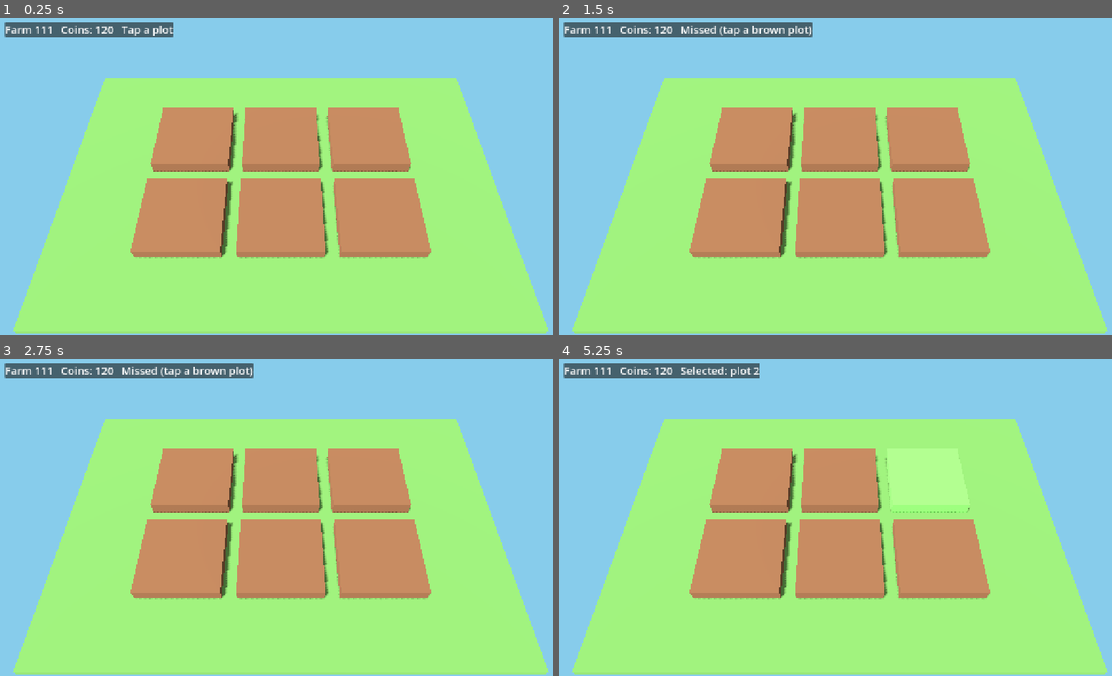
Above: before the commit, frames 1-4 (two rows, left to right).
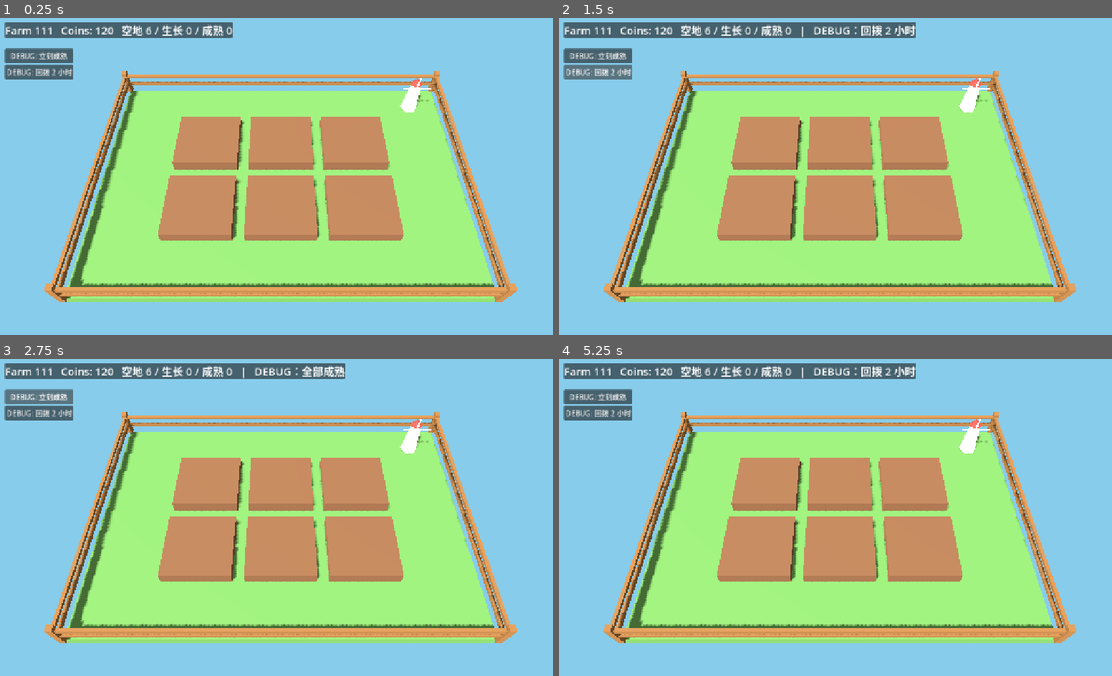
Above: after the commit, the same moments.

Repository: 000saber000/111
Game: Godot game, scene res://scenes/main.tscn
Two runs of this game, one before a commit and one after it. Both use one fixed random seed, a clock stepped at 60 frames per second and the inputs below.
Inputs (mouse positions are in pixels of both pictures, inside the frame that each line leads up to):
- Up to frame 1 (0.25 s): no input
- Up to frame 2 (1.5 s): click (597, 56) at 0.5 s, where only the run after the commit has a clickable "DEBUG: 立刻成熟"; click (597, 71) at 1.25 s, where only the run after the commit has a clickable "DEBUG: 回拨 2 小时"
- Up to frame 3 (2.75 s): click (38, 397) at 2 s, where only the run after the commit has a clickable "DEBUG: 立刻成熟"
- Up to frame 4 (5.25 s): click (597, 412) at 2.75 s, where only the run after the commit has a clickable "DEBUG: 回拨 2 小时"; click (597, 397) at 3.5 s, where only the run after the commit has a clickable "DEBUG: 立刻成熟"; click (597, 412) at 4.25 s, where only the run after the commit has a clickable "DEBUG: 回拨 2 小时"; tap A at 5 s; move the mouse to (968, 498) at 5.02 s; click (968, 498) at 5.17 s

The runs differ from the first frame. In frame 1, 37% of the frame differs, in the area x 0-100%, y 1-100%; in frame 2, 38%; in frame 3, 38%; in frame 4, 39%.

Commit message:
feat(m2): 种植/生长/收获/金币闭环 + 离线结算 + 调试加速 + Blender 8 资产接入 (#2)

Diff:
--- a/scripts/main.gd
+++ b/scripts/main.gd
@@ -1,8 +1,8 @@
 extends Node3D
 
-## M1：端上跑通。
-## 运行时用代码搭场景（相机 / 光 / 地面 / 6 块地 / HUD），避免手写 .tscn 出错。
-## 交互：单指点地块 → 变色 + 写存档；重启后颜色还在（验证存档链路）。
+## M2：闭环打通。
+## 种 → 等 10 分钟 → 收 → 卖 45 → 买种子 20，离线按时间戳结算，封顶 8 小时。
+## 调试包里有「立刻成熟 / 回拨 2 小时」两个按钮，用来在不等 10 分钟的前提下验收。
 
 const PLOT_SIZE := 1.7
 const PLOT_HEIGHT := 0.28
@@ -11,19 +11,35 @@
 const GROUND_SIZE := Vector3(9.4, 0.2, 6.6)
 
 const COLOR_EMPTY := Color(0.45, 0.31, 0.21)
-const COLOR_SELECTED := Color(0.40, 0.72, 0.32)
+const COLOR_GROWING := Color(0.64, 0.47, 0.20)
+const COLOR_MATURE := Color(0.30, 0.62, 0.25)
 const COLOR_GROUND := Color(0.36, 0.55, 0.28)
+
+const STATE_EMPTY := "empty"
+const STATE_GROWING := "growing"
+const STATE_MATURE := "mature"
+
+const PLOT_SCENE := preload("res://assets/models/plot_block.glb")
+const CROP_SEED := preload("res://assets/models/crop_seed.glb")
+const CROP_SPROUT := preload("res://assets/models/crop_sprout.glb")
+const CROP_MATURE := preload("res://assets/models/crop_mature.glb")
+const COIN_SCENE := preload("res://assets/models/coin.glb")
+const GROUND_SCENE := preload("res://assets/models/ground.glb")
+const FENCE_SCENE := preload("res://assets/models/fence.glb")
+const WINDMILL_SCENE := preload("res://assets/models/windmill.glb")
 
 var _camera: Camera3D
 var _hud: Label
-var _plots: Array[Dictionary] = []      # {node: MeshInstance3D, mat: StandardMaterial3D, center: Vector3}
+var _debug_panel: VBoxContainer
+var _plots: Array[Dictionary] = []      # {node, mat, center}
 var _data: Dictionary = {}
-var _selected: int = -1
-
-# 调试用：-- --shot=res://build/shot.png 时截一张图然后退出（M3 做截图验收会复用）。
-# 调试用：-- --tap=640,470 在启动时模拟一次点击，用来在无人值守下验证点选与存档链路。
+var _message := ""
+var _tick_accum := 0.0
+
+# 调试参数：--tap=x,y 模拟点击；--shot=path 截图；--fastforward=秒 把 last_seen_at 往前拨
 var _shot_path := ""
 var _tap_pos := Vector2(-1, -1)
+var _force_mature := false
 var _frames := 0
 
 
@@ -35,13 +51,21 @@
 			var parts := arg.trim_prefix("--tap=").split(",")
 			if parts.size() == 2:
 				_tap_pos = Vector2(float(parts[0]), float(parts[1]))
+		elif arg == "--mature":
+			_force_mature = true
 
 	_data = SaveManager.load_data()
+	if _force_mature:
+		for plot in _data.get("plots", []):
+			if String(plot.get("state", STATE_EMPTY)) == STATE_GROWING:
+				plot["planted_at"] = _now() - Balance.MATURE_SECONDS
+	_apply_offline()
 	_build_environment()
 	_build_ground()
 	_build_plots()
+	_build_decor()
 	_build_hud()
-	_apply_saved_state()
+	_refresh_plots()
 	_update_hud()
 
 	var autosave := Timer.new()
@@ -50,11 +74,19 @@
 	autosave.timeout.connect(func() -> void: SaveManager.save_data(_data))
 	add_child(autosave)
 
-	# 首次运行时立刻落一份档，确认写入链路是通的。
 	SaveManager.save_data(_data)
 
 
-func _process(_delta: float) -> void:
+func _process(delta: float) -> void:
+	_tick_accum += delta
+	if _tick_accum >= 1.0:
+		_tick_accum = 0.0
+		_tick_growth()
+	for entry in _plots:
+		var coin := entry["coin"] as Node3D
+		if coin.visible:
+			coin.rotation.y += delta * 2.5
+			coin.position.y = PLOT_HEIGHT + 1.15 + sin(Time.get_ticks_msec() / 400.0) * 0.08
 	_frames += 1
 	if _frames == 2 and _tap_pos.x >= 0.0:
 		_try_select(_tap_pos)
@@ -64,11 +96,48 @@
 
 func _capture_and_quit() -> void:
 	await RenderingServer.frame_post_draw
-	var img := get_viewport().get_texture().get_image()
-	img.save_png(_shot_path)
+	get_viewport().get_texture().get_image().save_png(_shot_path)
 	print("SHOT_SAVED ", _shot_path)
 	get_tree().quit()
 
+
+# ---------- 存档与时间 ----------
+
+func _now() -> int:
+	return int(Time.get_unix_time_from_system())
+
+
+func _apply_offline() -> void:
+	## 用 last_seen_at 结算离线期间的生长；离线时长按 OFFLINE_CAP_HOURS 封顶。
+	var now := _now()
+	var last := int(_data.get("last_seen_at", now))
+	var elapsed := clampi(now - last, 0, Balance.OFFLINE_CAP_HOURS * 3600)
+	if elapsed > 60:
+		_message = "离线 %d 分钟" % int(elapsed / 60.0)
+	for plot in _data.get("plots", []):
+		if String(plot.get("state", STATE_EMPTY)) != STATE_GROWING:
+			continue
+		var planted := int(plot.get("planted_at", now))
+		if now - planted >= Balance.MATURE_SECONDS:
+			plot["state"] = STATE_MATURE
+
+
+func _tick_growth() -> void:
+	var now := _now()
+	var changed := false
+	for plot in _data.get("plots", []):
+		if String(plot.get("state", STATE_EMPTY)) != STATE_GROWING:
+			continue
+		if now - int(plot.get("planted_at", now)) >= Balance.MATURE_SECONDS:
+			plot["state"] = STATE_MATURE
+			changed = true
+	if changed:
+		_refresh_plots()
+		SaveManager.save_data(_data)
+	_update_hud()
+
+
+# ---------- 场景 ----------
 
 func _build_environment() -> void:
 	var world_env := WorldEnvironment.new()
@@ -88,28 +157,32 @@
 	sun.shadow_enabled = true
 	add_child(sun)
 
-	# 固定俯视相机：不跟随、不旋转、不缩放。
 	_camera = Camera3D.new()
 	_camera.name = "Camera"
-	_camera.position = Vector3(0.0, 7.6, 5.4)
+	_camera.position = Vector3(0.0, 8.6, 6.2)
 	_camera.rotation_degrees = Vector3(-54.0, 0.0, 0.0)
-	_camera.fov = 42.0
+	_camera.fov = 44.0
 	_camera.current = true
 	add_child(_camera)
 
 
 func _build_ground() -> void:
-	var ground := MeshInstance3D.new()
+	var ground := GROUND_SCENE.instantiate()
 	ground.name = "Ground"
-	var mesh := BoxMesh.new()
-	mesh.size = GROUND_SIZE
-	ground.mesh = mesh
-	ground.position = Vector3(0.0, -GROUND_SIZE.y * 0.5, 0.0)
-	var mat := StandardMaterial3D.new()
-	mat.albedo_color = COLOR_GROUND
-	mat.roughness = 1.0
-	ground.material_override = mat
 	add_child(ground)
+
+
+func _build_decor() -> void:
+	var fence := FENCE_SCENE.instantiate()
+	fence.name = "Fence"
+	add_child(fence)
+
+	var windmill := WINDMILL_SCENE.instantiate()
+	windmill.name = "Windmill"
+	windmill.position = Vector3(3.85, 0.0, -2.55)
+	windmill.scale = Vector3(0.42, 0.42, 0.42)
+	windmill.rotation_degrees = Vector3(0, 180, 0)
+	add_child(windmill)
 
 
 func _build_plots() -> void:
@@ -119,23 +192,35 @@
 			var x := (col - (Balance.PLOT_COLS - 1) * 0.5) * SPACING_X
 			var z := (row - (Balance.PLOT_ROWS - 1) * 0.5) * SPACING_Z
 
-			var plot := MeshInstance3D.new()
+			var plot := PLOT_SCENE.instantiate()
 			plot.name = "Plot%d" % index
-			var mesh := BoxMesh.new()
-			mesh.size = Vector3(PLOT_SIZE, PLOT_HEIGHT, PLOT_SIZE)
-			plot.mesh = mesh
-			plot.position = Vector3(x, PLOT_HEIGHT * 0.5, z)
-
-			var mat := StandardMaterial3D.new()
-			mat.albedo_color = COLOR_EMPTY
-			mat.roughness = 0.9
-			plot.material_override = mat
+			plot.position = Vector3(x, 0.0, z)
 			add_child(plot)
 
+			var crops := Node3D.new()
+			crops.name = "Crops%d" % index
+			crops.position = Vector3(x, PLOT_HEIGHT, z)
+			add_child(crops)
+
+			var seed_node := CROP_SEED.instantiate()
+			var sprout_node := CROP_SPROUT.instantiate()
+			var mature_node := CROP_MATURE.instantiate()
+			crops.add_child(seed_node)
+			crops.add_child(sprout_node)
+			crops.add_child(mature_node)
+
+			var coin := COIN_SCENE.instantiate()
+			coin.name = "Coin%d" % index
+			coin.position = Vector3(x, PLOT_HEIGHT + 1.15, z)
+			coin.visible = false
+			add_child(coin)
+
 			_plots.append({
-				"node": plot,
-				"mat": mat,
 				"center": Vector3(x, PLOT_HEIGHT, z),
+				"seed": seed_node,
+				"sprout": sprout_node,
+				"mature": mature_node,
+				"coin": coin,
 			})
 
 
@@ -151,33 +236,27 @@
 	_hud.add_theme_font_size_override("font_size", 24)
 	panel.add_child(_hud)
 
-
-func _apply_saved_state() -> void:
-	var saved: Array = _data.get("plots", [])
-	for i in _plots.size():
-		var state := "empty"
-		if i < saved.size() and saved[i] is Dictionary:
-			state = String(saved[i].get("state", "empty"))
-		_set_plot_visual(i, state)
-
-
-func _set_plot_visual(index: int, state: String) -> void:
-	var mat: StandardMaterial3D = _plots[index]["mat"]
-	mat.albedo_color = COLOR_SELECTED if state == "selected" else COLOR_EMPTY
-
-
-func _update_hud() -> void:
-	var coins := int(_data.get("coins", Balance.START_COINS))
-	var hint := "Tap a plot"
-	if _selected >= 0:
-		hint = "Selected: plot %d" % _selected
-	elif _selected == -2:
-		hint = "Missed (tap a brown plot)"
-	_hud.text = "Farm 111   Coins: %d   %s" % [coins, hint]
-
+	if not OS.is_debug_build():
+		return
+
+	_debug_panel = VBoxContainer.new()
+	_debug_panel.position = Vector2(24, 80)
+	layer.add_child(_debug_panel)
+
+	var skip := Button.new()
+	skip.text = "DEBUG: 立刻成熟"
+	skip.pressed.connect(_debug_mature_all)
+	_debug_panel.add_child(skip)
+
+	var rewind := Button.new()
+	rewind.text = "DEBUG: 回拨 2 小时"
+	rewind.pressed.connect(_debug_rewind)
+	_debug_panel.add_child(rewind)
+
+
+# ---------- 交互 ----------
 
 func _unhandled_input(event: InputEvent) -> void:
-	# 项目设置里开了 emulate_touch_from_mouse，所以桌面上的鼠标点击也会变成触摸事件。
 	if event is InputEventScreenTouch and event.pressed:
 		_try_select(event.position)
 
@@ -185,11 +264,8 @@
 func _try_select(screen_pos: Vector2) -> void:
 	var from := _camera.project_ray_origin(screen_pos)
 	var dir := _camera.project_ray_normal(screen_pos)
-	# 地块顶面：y = PLOT_HEIGHT
 	var hit: Variant = Plane(Vector3.UP, PLOT_HEIGHT).intersects_ray(from, dir)
 	if hit == null:
-		_selected = -2
-		_update_hud()
 		return
 
 	var point: Vector3 = hit
@@ -197,21 +273,105 @@
 	for i in _plots.size():
 		var center: Vector3 = _plots[i]["center"]
 		if absf(point.x - center.x) <= half and absf(point.z - center.z) <= half:
-			_toggle_plot(i)
+			_interact(i)
 			return
 
-	_selected = -2
-	_update_hud()
-
-
-func _toggle_plot(index: int) -> void:
-	_selected = index
+
+func _interact(index: int) -> void:
 	var plots: Array = _data["plots"]
-	if index >= plots.size():
-		return
-	var current := String(plots[index].get("state", "empty"))
-	var next := "empty" if current == "selected" else "selected"
-	plots[index]["state"] = next
-	_set_plot_visual(index, next)
+	var plot: Dictionary = plots[index]
+	var state := String(plot.get("state", STATE_EMPTY))
+	var now := _now()
+
+	match state:
+		STATE_EMPTY:
+			if int(_data["coins"]) < Balance.SEED_PRICE:
+				_message = "金币不够买种子"
+				_update_hud()
+				return
+			_data["coins"] = int(_data["coins"]) - Balance.SEED_PRICE
+			plot["state"] = STATE_GROWING
+			plot["planted_at"] = now
+			_message = "种下 #%d（-%d）" % [index, Balance.SEED_PRICE]
+		STATE_GROWING:
+			var left := Balance.MATURE_SECONDS - (now - int(plot.get("planted_at", now)))
+			_message = "还要 %d 秒" % maxi(left, 0)
+		STATE_MATURE:
+			_data["coins"] = int(_data["coins"]) + Balance.SELL_PRICE
+			plot["state"] = STATE_EMPTY
+			plot["planted_at"] = 0
+			_message = "收获 #%d（+%d）" % [index, Balance.SELL_PRICE]
+
+	_refresh_plots()
 	SaveManager.save_data(_data)
 	_update_hud()
+
+
+# ---------- 调试 ----------
+
+func _debug_mature_all() -> void:
+	for plot in _data.get("plots", []):
+		if String(plot.get("state", STATE_EMPTY)) == STATE_GROWING:
+			plot["planted_at"] = _now() - Balance.MATURE_SECONDS
+	_refresh_plots()
+	SaveManager.save_data(_data)
+	_message = "DEBUG：全部成熟"
+	_update_hud()
+
+
+func _debug_rewind() -> void:
+	_data["last_seen_at"] = _now() - 7200
+	_apply_offline()
+	_refresh_plots()
+	SaveManager.save_data(_data)
+	_message = "DEBUG：回拨 2 小时"
+	_update_hud()
+
+
+# ---------- 视图 ----------
+
+func _refresh_plots() -> void:
+	var plots: Array = _data.get("plots", [])
+	var now := _now()
+	for i in _plots.size():
+		var state := STATE_EMPTY
+		var planted := now
+		if i < plots.size():
+			state = String(plots[i].get("state", STATE_EMPTY))
+			planted = int(plots[i].get("planted_at", now))
+
+		var show_seed := false
+		var show_sprout := false
+		var show_mature := false
+		if state == STATE_GROWING:
+			if now - planted < Balance.MATURE_SECONDS / 3:
+				show_seed = true
+			else:
+				show_sprout = true
+		elif state == STATE_MATURE:
+			show_mature = true
+
+		(_plots[i]["seed"] as Node3D).visible = show_seed
+		(_plots[i]["sprout"] as Node3D).visible = show_sprout
+		(_plots[i]["mature"] as Node3D).visible = show_mature
+		var coin := _plots[i]["coin"] as Node3D
+		coin.visible = state == STATE_MATURE
+
+
+func _update_hud() -> void:
+	var coins := int(_data.get("coins", Balance.START_COINS))
+	var empty := 0
+	var growing := 0
+	var mature := 0
+	for plot in _data.get("plots", []):
+		match String(plot.get("state", STATE_EMPTY)):
+			STATE_GROWING:
+				growing += 1
+			STATE_MATURE:
+				mature += 1
+			_:
+				empty += 1
+	var line := "Farm 111   Coins: %d   空地 %d / 生长 %d / 成熟 %d" % [coins, empty, growing, mature]
+	if _message != "":
+		line += "   |   " + _message
+	_hud.text = line
--- a/scripts/save_manager.gd
+++ b/scripts/save_manager.gd
@@ -9,7 +9,7 @@
 const TMP_PATH := "user://save.json.tmp"
 const BAK_PATH := "user://save.json.bak"
 
-const SCHEMA_VERSION := 1
+const SCHEMA_VERSION := 2
 
 
 static func default_data() -> Dictionary:
@@ -30,11 +30,24 @@
 		data = _read_json(BAK_PATH)
 	if data.is_empty() or not data.has("plots"):
 		return default_data()
-	if int(data.get("version", 0)) != SCHEMA_VERSION:
-		# M1 还没有迁移逻辑：版本对不上就当新档，别让旧档把游戏卡死。
-		push_warning("save version mismatch, starting fresh")
-		return default_data()
+	data = _migrate(data)
 	return data
+
+
+static func _migrate(data: Dictionary) -> Dictionary:
+	## v1（M1 占位）里地块状态叫 "selected"，v2 起是 empty/growing/mature。
+	var version := int(data.get("version", 0))
+	if version == SCHEMA_VERSION:
+		return data
+	var fresh := default_data()
+	if version < 2:
+		for i in mini((data.get("plots", []) as Array).size(), (fresh["plots"] as Array).size()):
+			var old_state := String((data["plots"][i] as Dictionary).get("state", "empty"))
+			fresh["plots"][i]["state"] = "empty" if old_state == "selected" else old_state
+		fresh["coins"] = int(data.get("coins", Balance.START_COINS))
+		fresh["last_seen_at"] = int(data.get("last_seen_at", fresh["last_seen_at"]))
+	fresh["version"] = SCHEMA_VERSION
+	return fresh
 
 
 static func save_data(data: Dictionary) -> bool:
Binary file added: assets/models/coin.glb
Not shown, added: assets/models/coin.glb.import
Binary file added: assets/models/crop_mature.glb
Not shown, added: assets/models/crop_mature.glb.import
Binary file added: assets/models/crop_seed.glb
Not shown, added: assets/models/crop_seed.glb.import
Binary file added: assets/models/crop_sprout.glb
Not shown, added: assets/models/crop_sprout.glb.import
Binary file added: assets/models/fence.glb
Not shown, added: assets/models/fence.glb.import
Binary file added: assets/models/ground.glb
Not shown, added: assets/models/ground.glb.import
(and 4 more such lines)
